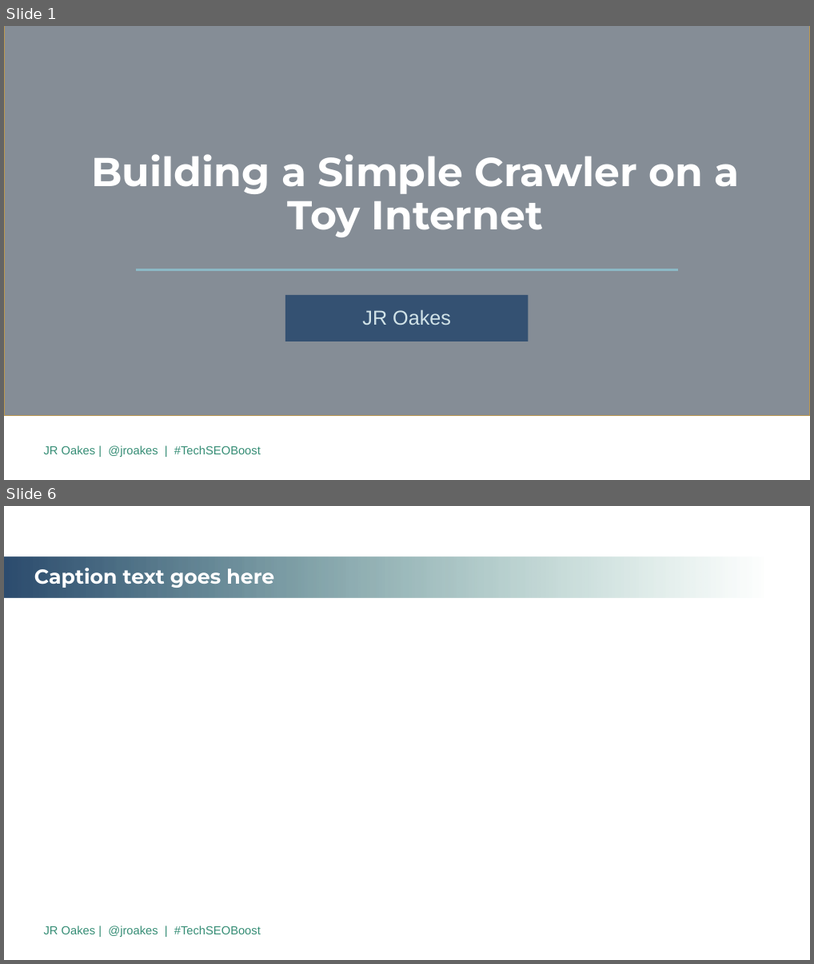
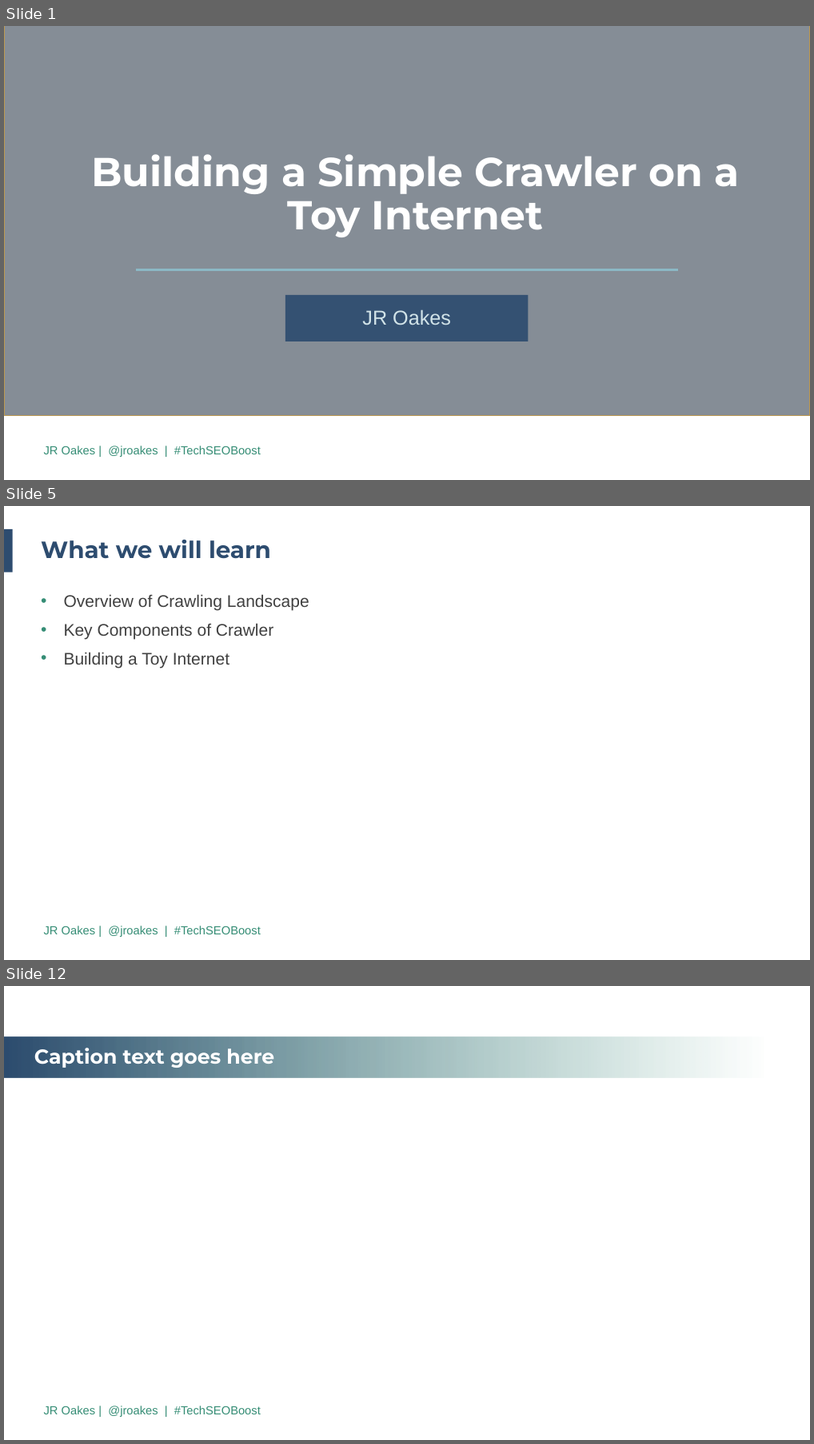
Before and after one commit to jroakes/tech-seo-crawler, a slide deck: etc/2019 TechSEO Boost PPT Template.revJR.pptx. Shown one above the other, each under a label of ours: slides 1 and 6 before the commit, slides 1, 5 and 12 after it; the slides between them are not shown. The pictures are 814x964 and 814x1444 pixels, drawn with LibreOffice and Linux fonts; fonts in the diff are those of the drawing; background and template pictures are left out. Boxes give left, top, right and bottom in pixels: in the first picture for what was removed or moved away, otherwise in the second. Text is boxed around its words. In the diff, an @@ line names an element or a change of style, - is before the commit and + after.

```diff
--- a/etc/2019 TechSEO Boost PPT Template.revJR.pptx
+++ b/etc/2019 TechSEO Boost PPT Template.revJR.pptx
@@ slide 5 added at (4, 506, 810, 960), background #FFFFFF; not listed: 1 template element that a slide beside it also shows @@
@@ rectangle added at (4, 529, 13, 572), fill #2D4C6F @@
@@ title added at (41, 540, 271, 559), 28 pt, text #2D4C6F, bold @@
+What we will learn
@@ text added at (64, 594, 310, 668), 20 pt, text #404040 @@
+• Overview of Crawling Landscape
+• Key Components of Crawler
+• Building a Toy Internet
@@ what was slide 6 is now slide 12 @@
```
Also in this commit, not shown: 9 other slides added, 6 slides removed, 6 other files.
